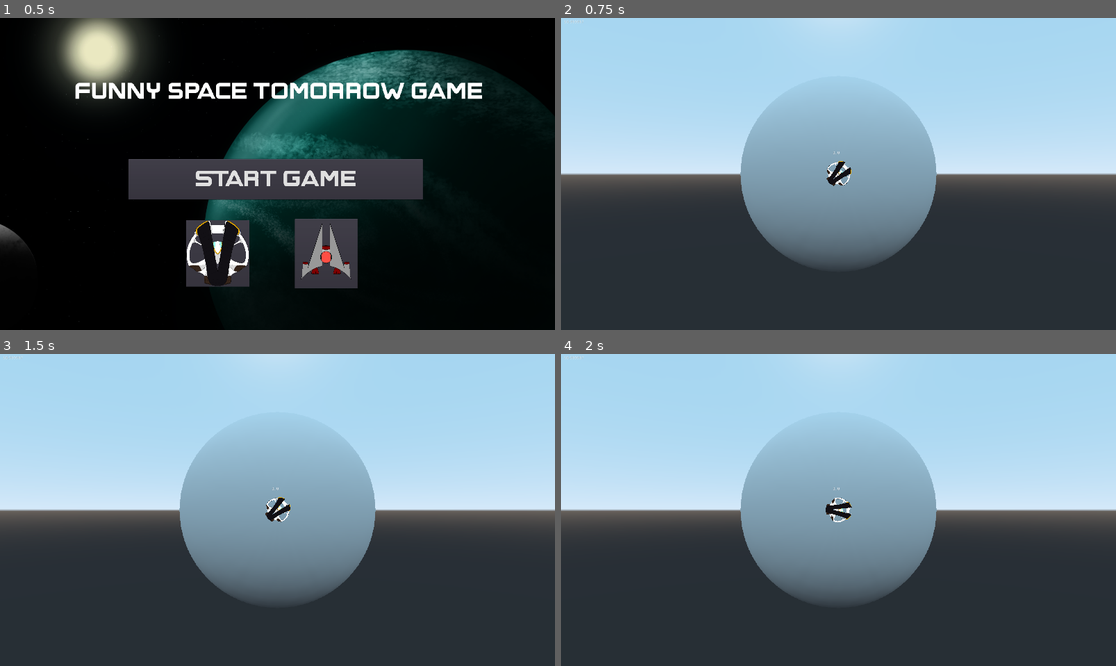
Above: before the commit, frames 1-4 (two rows, left to right).
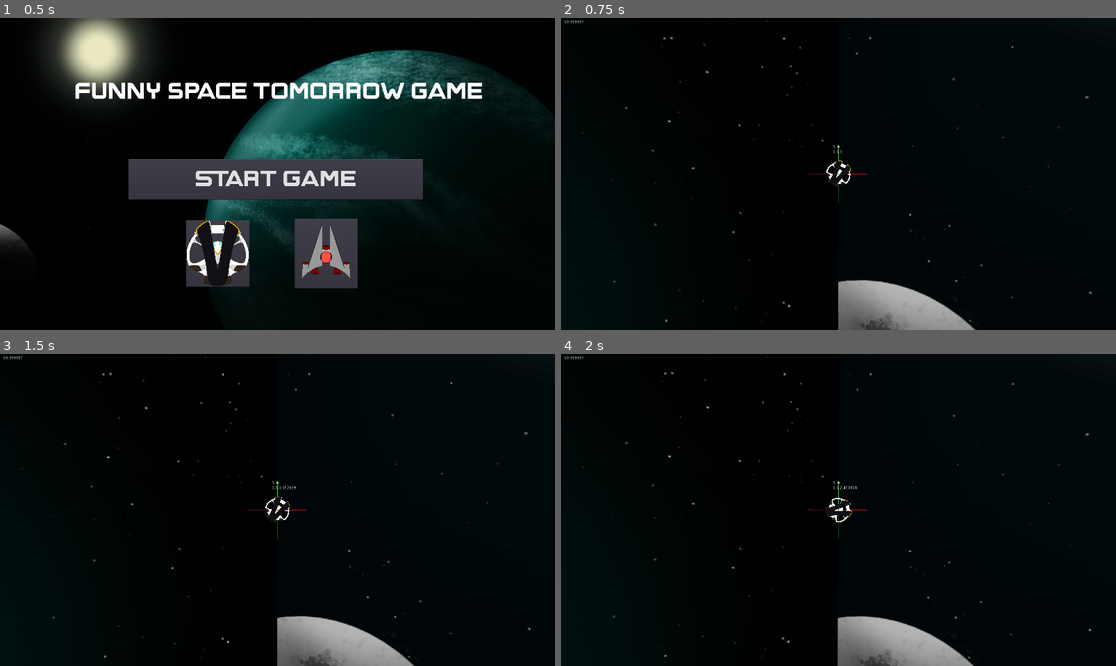
Above: after the commit, the same moments.

Repository: Muxed0/project_tomorrow
Game: Godot game, scene res://ui/main_menu/main_menu.tscn
Same seed, same stepped clock (60 frames per second), same inputs: the game is played once before the commit and once after it.
Inputs:
- Up to frame 1 (0.5 s): no input
- Up to frame 2 (0.75 s): click "Start Game" at 0.5 s
- Up to frame 3 (1.5 s): tap Enter at 1.25 s; hold D (move_right) from 1.28 s (still down)
- Up to frame 4 (2 s): keep holding D (move_right)

Frame 1 is identical in both runs. In frame 2, 100% of the frame differs, in the area x 0-100%, y 0-100%; in frame 3, 100%; in frame 4, 100%.

Commit message:
Fixed camera motion, included ball to play with

Diff:
--- a/game/entities/player/ships/player_ship.gd
+++ b/game/entities/player/ships/player_ship.gd
@@ -15,7 +15,7 @@
 var spin = 0
 
 func _ready():
-	rotation = PI/4
+	rotation = PI/6
 
 	ship_data = get_node("/root/ShipData")
 
@@ -41,8 +41,7 @@
 	total_thrust = engine_burn - retro_burn
 	applied_force = Vector2(total_thrust * sin(rotation), -total_thrust * cos(rotation))
 	applied_torque = TORQUE * spin
-	if position.y == 0:
-		print("position reset!")
+
 	ship_data.ship_position = position
 	ship_data.ship_velocity = Vector3(linear_velocity.x,linear_velocity.y,angular_velocity)
 
--- /dev/null
+++ b/game/testing/3D_motion_test.tscn
@@ -0,0 +1,161 @@
+[gd_scene load_steps=17 format=2]
+
+[ext_resource path="res://testing/arrow-Body.obj" type="ArrayMesh" id=1]
+[ext_resource path="res://testing/slider_label.gd" type="Script" id=2]
+[ext_resource path="res://testing/sphere.gd" type="Script" id=3]
+[ext_resource path="res://testing/slider_label2.gd" type="Script" id=4]
+[ext_resource path="res://testing/rolltex.png" type="Texture" id=5]
+[ext_resource path="res://testing/ball_should_roll.gd" type="Script" id=6]
+
+[sub_resource type="CapsuleMesh" id=1]
+radius = 0.5
+
+[sub_resource type="CubeMesh" id=8]
+size = Vector3( 0.1, 10, 0.1 )
+
+[sub_resource type="SpatialMaterial" id=9]
+albedo_texture = ExtResource( 5 )
+
+[sub_resource type="SphereMesh" id=10]
+material = SubResource( 9 )
+radius = 2.0
+height = 4.0
+
+[sub_resource type="CapsuleMesh" id=2]
+radius = 0.1
+mid_height = 5.0
+
+[sub_resource type="SpatialMaterial" id=3]
+albedo_color = Color( 0, 0.6, 1, 1 )
+
+[sub_resource type="CapsuleMesh" id=4]
+radius = 0.1
+mid_height = 5.0
+
+[sub_resource type="SpatialMaterial" id=5]
+albedo_color = Color( 0.823529, 0, 0, 1 )
+
+[sub_resource type="CapsuleMesh" id=6]
+radius = 0.1
+mid_height = 5.0
+
+[sub_resource type="SpatialMaterial" id=7]
+albedo_color = Color( 0, 0.913725, 0.164706, 1 )
+
+[node name="3D_motion_test" type="Spatial"]
+
+[node name="arrow" type="MeshInstance" parent="."]
+transform = Transform( 1, 0, 0, 0, -4.37114e-08, 1, 0, -1, -4.37114e-08, 0, 0, 0 )
+visible = false
+mesh = ExtResource( 1 )
+material/0 = null
+
+[node name="Camera" type="Camera" parent="."]
+transform = Transform( 0.909789, 0.0103515, 0.414941, 0.0129136, 0.998499, -0.0532234, -0.41487, 0.0537805, 0.90829, 8.35919, 1.32791, 15.7761 )
+current = true
+
+[node name="slider_label" type="Label" parent="Camera"]
+margin_left = 141.07
+margin_top = 1014.22
+margin_right = 181.07
+margin_bottom = 1062.22
+text = "Theta
+
+Phi"
+script = ExtResource( 2 )
+__meta__ = {
+"_edit_use_anchors_": false
+}
+
+[node name="theta_slider" type="HSlider" parent="Camera/slider_label"]
+margin_left = 96.5285
+margin_top = -2.69189
+margin_right = 1604.53
+margin_bottom = 13.3081
+max_value = 360.0
+tick_count = 360
+ticks_on_borders = true
+__meta__ = {
+"_edit_use_anchors_": false
+}
+
+[node name="phi_slider" type="HSlider" parent="Camera/slider_label"]
+margin_left = 96.0149
+margin_top = 28.7554
+margin_right = 1604.01
+margin_bottom = 44.7554
+max_value = 360.0
+tick_count = 360
+ticks_on_borders = true
+__meta__ = {
+"_edit_use_anchors_": false
+}
+
+[node name="slider_label2" type="Label" parent="Camera"]
+margin_left = 30.5898
+margin_top = 962.286
+margin_right = 78.5898
+margin_bottom = 976.286
+text = "Zeta   V"
+script = ExtResource( 4 )
+__meta__ = {
+"_edit_use_anchors_": false
+}
+
+[node name="zeta_slider" type="VSlider" parent="Camera/slider_label2"]
+margin_left = -1.94003
+margin_top = -854.599
+margin_right = 14.06
+margin_bottom = -28.5991
+max_value = 360.0
+tick_count = 8
+__meta__ = {
+"_edit_use_anchors_": false
+}
+
+[node name="v_slider" type="VSlider" parent="Camera/slider_label2"]
+margin_left = 36.3025
+margin_top = -849.863
+margin_right = 52.3025
+margin_bottom = -31.863
+max_value = 0.05
+step = 0.005
+__meta__ = {
+"_edit_use_anchors_": false
+}
+
+[node name="sphere" type="MeshInstance" parent="."]
+transform = Transform( 1, 0, 0, 0, 1, 0, 0, 0, 1, 0, 0, 8 )
+mesh = SubResource( 1 )
+material/0 = null
+script = ExtResource( 3 )
+
+[node name="zeta_pill" type="MeshInstance" parent="sphere"]
+transform = Transform( 0.707107, 0.707107, 0, -0.707107, 0.707107, 0, 0, 0, 1, 0, 0, -8 )
+mesh = SubResource( 8 )
+material/0 = null
+
+[node name="ball_should_roll" type="MeshInstance" parent="sphere"]
+transform = Transform( 1, 0, 0, 0, 1, 0, 0, 0, 1, 0, 0, -8 )
+mesh = SubResource( 10 )
+material/0 = null
+script = ExtResource( 6 )
+
+[node name="z_pill" type="MeshInstance" parent="."]
+transform = Transform( 1, 0, 0, 0, 1, 0, 0, 0, 1, 0, 0, 2.29171 )
+mesh = SubResource( 2 )
+material/0 = SubResource( 3 )
+
+[node name="x_pill" type="MeshInstance" parent="."]
+transform = Transform( -4.37114e-08, 0, 1, 0, 1, 0, -1, 0, -4.37114e-08, 2.33997, 0, 0 )
+mesh = SubResource( 4 )
+material/0 = SubResource( 5 )
+
+[node name="y_pill" type="MeshInstance" parent="."]
+transform = Transform( 1, 0, 0, 0, -4.37114e-08, -1, 0, 1, -4.37114e-08, 0, 2.34865, 0 )
+mesh = SubResource( 6 )
+material/0 = SubResource( 7 )
+
+[connection signal="value_changed" from="Camera/slider_label/theta_slider" to="sphere" method="_on_theta_slider_value_changed"]
+[connection signal="value_changed" from="Camera/slider_label/phi_slider" to="sphere" method="_on_phi_slider_value_changed"]
+[connection signal="value_changed" from="Camera/slider_label2/zeta_slider" to="sphere" method="_on_zeta_slider_value_changed"]
--- /dev/null
+++ b/game/testing/ball_should_roll.gd
@@ -0,0 +1,16 @@
+extends MeshInstance
+
+
+# Declare member variables here. Examples:
+# var a = 2
+# var b = "text"
+
+
+# Called when the node enters the scene tree for the first time.
+func _ready():
+	pass # Replace with function body.
+
+
+# Called every frame. 'delta' is the elapsed time since the previous frame.
+#func _process(delta):
+#	pass
--- /dev/null
+++ b/game/testing/slider_label.gd
@@ -0,0 +1,4 @@
+extends Label
+
+func _process(delta):
+	text = "Theta: " + str($theta_slider.value) + "\n\n" + "Phi: " + str($phi_slider.value)
--- /dev/null
+++ b/game/testing/slider_label2.gd
@@ -0,0 +1,4 @@
+extends Label
+
+func _process(delta):
+	text = str($zeta_slider.value) + "   " + str($v_slider.value) + "\n\nZeta   V"
--- /dev/null
+++ b/game/testing/sphere.gd
@@ -0,0 +1,56 @@
+extends MeshInstance
+
+export var SPEED_SCALE = 0.001
+export var ROLL_SPEED = 10
+
+var rollspeed
+
+const full_circle = 2 * PI
+
+var velocity_norm = 0
+var direction = 0
+var radius = 0
+var rotatin = 0
+var rotatin2 = 0
+
+var ship_data = 0
+
+signal wrap_x
+signal wrap_y
+
+func _ready():
+	ship_data = get_node("/root/ShipData")
+	radius = translation.z
+	$"../Camera/slider_label2/zeta_slider".value = 80
+
+func _process(delta):
+	rollspeed = $"../Camera/slider_label2/v_slider".value
+
+	rotate($zeta_pill.transform.basis.y, rollspeed)
+
+	translation.y = - radius * sin(rotation.x)
+	translation.x = radius * cos(rotation.x) * sin(rotation.y)
+	translation.z = radius * cos(rotation.x) * cos(rotation.y)
+	#translation.z = radius * cos(rotation.x)
+	#translation.x = radius * sin(rotation.x)
+
+
+func _on_phi_slider_value_changed(value):
+	rotatin = value * 2 * PI / 360
+	rotation.y = rotatin2 - (2 * sin(rotation.x / 2)) * rotatin2
+	rotation.x = rotatin
+
+func _on_theta_slider_value_changed(value):
+	rotatin2 = value * 2 * PI / 360
+	rotation.x = rotatin - (2 * sin(rotation.y / 2)) * rotatin
+	rotation.y = rotatin2
+
+	print(rotation/PI)
+
+
+func _on_zeta_slider_value_changed(value):
+	var angle = deg2rad(value - $zeta_pill.rotation_degrees.z)
+	print(value, ",", $zeta_pill.rotation_degrees.z, ",", angle)
+	$zeta_pill.rotation_degrees.z = value
+
+	$ball_should_roll.rotate(Vector3(0,0,1),angle)
--- a/game/world/battle/3d_cam.gd
+++ b/game/world/battle/3d_cam.gd
@@ -1,26 +1,30 @@
 extends Camera
 
-export var SPEED_SCALE = 0.001
+export var SPEED_SCALE = 0.0001
 
 const full_circle = 2 * PI
 
+var velocity_norm = 0
 var direction = 0
 var radius = 0
+var rot_axis = Vector3(0,0,0)
+var rot_speed = 0
+
+var ship_data = 0
 
 signal wrap_x
 signal wrap_y
 
 func _ready():
+	ship_data = get_node("/root/ShipData")
 	radius = translation.z
 
 func _process(delta):
-
-	rotation.y += $"/root/ShipData".ship_velocity.x * SPEED_SCALE * delta
-	rotation.x += $"/root/ShipData".ship_velocity.y * SPEED_SCALE * delta
-	if abs(rotation.x) > full_circle:
-		emit_signal("wrap_x")
-	if abs(rotation.y) > full_circle:
-		emit_signal("wrap_y")
+	rot_axis = ship_data.ship_velocity.normalized()
+	rot_speed = ship_data.ship_velocity.length()
+	if rot_speed != 0:
+		rotate_object_local(Vector3(rot_axis.y,rot_axis.x,rot_axis.z), rot_speed * SPEED_SCALE)
+	print(rot_axis)
 
 	translation.y = - radius * sin(rotation.x)
 	translation.x = radius * cos(rotation.x) * sin(rotation.y)
--- a/game/world/battle/battle_stage_1.gd
+++ b/game/world/battle/battle_stage_1.gd
@@ -5,6 +5,7 @@
 
 func _ready():
 	player = get_node("player_ship")
+	print("ready!")
 
 
 func _process(delta):
--- a/game/world/battle/battle_stage_1.tscn
+++ b/game/world/battle/battle_stage_1.tscn
@@ -9,8 +9,7 @@
 [ext_resource path="res://world/battle/3d_cam.gd" type="Script" id=7]
 [ext_resource path="res://ui/speed_arrow.gd" type="Script" id=8]
 [ext_resource path="res://ui/global_label.gd" type="Script" id=9]
-
-[sub_resource type="CapsuleMesh" id=1]
+[ext_resource path="res://world/places/3D_place_1.tscn" type="PackedScene" id=10]
 
 [node name="battle_stage_1" type="Node2D"]
 script = ExtResource( 3 )
@@ -24,13 +23,11 @@
 
 [node name="3D_scene" type="Spatial" parent="3D_viewport"]
 
-[node name="MeshInstance" type="MeshInstance" parent="3D_viewport/3D_scene"]
-mesh = SubResource( 1 )
-material/0 = null
+[node name="3D_cam" type="Camera" parent="3D_viewport/3D_scene"]
+transform = Transform( 1, 0, 0, 0, 1, 0, 0, 0, 1, 0, 0, 51.0636 )
+script = ExtResource( 7 )
 
-[node name="3D_cam" type="Camera" parent="3D_viewport/3D_scene"]
-transform = Transform( 1, 0, 0, 0, 1, 0, 0, 0, 1, 0, 0, 3.69372 )
-script = ExtResource( 7 )
+[node name="3D_place_1" parent="3D_viewport/3D_scene" instance=ExtResource( 10 )]
 
 [node name="player_cam" type="Camera2D" parent="."]
 current = true
@@ -43,6 +40,7 @@
 }
 
 [node name="pos_label" type="Label" parent="player_cam/debug_ui"]
+visible = false
 margin_left = -20.0226
 margin_top = -80.0904
 margin_right = 19.9774
@@ -71,7 +69,6 @@
 }
 
 [node name="global_label" type="Label" parent="player_cam/debug_ui"]
-visible = false
 margin_left = -20.0
 margin_top = -100.0
 margin_right = 20.0
--- /dev/null
+++ b/game/world/places/3D_place_1.tscn
@@ -0,0 +1,78 @@
+[gd_scene load_steps=13 format=2]
+
+[ext_resource path="res://world/battle/background01.png" type="Texture" id=1]
+
+[sub_resource type="PanoramaSky" id=1]
+panorama = ExtResource( 1 )
+
+[sub_resource type="Environment" id=2]
+background_mode = 2
+background_sky = SubResource( 1 )
+
+[sub_resource type="CapsuleMesh" id=4]
+radius = 0.1
+mid_height = 5.0
+
+[sub_resource type="SpatialMaterial" id=5]
+albedo_color = Color( 0, 0.6, 1, 1 )
+
+[sub_resource type="CapsuleMesh" id=6]
+radius = 0.1
+mid_height = 5.0
+
+[sub_resource type="SpatialMaterial" id=7]
+albedo_color = Color( 0.823529, 0, 0, 1 )
+
+[sub_resource type="CapsuleMesh" id=8]
+radius = 0.1
+mid_height = 5.0
+
+[sub_resource type="SpatialMaterial" id=9]
+albedo_color = Color( 0, 0.913725, 0.164706, 1 )
+
+[sub_resource type="SpatialMaterial" id=10]
+albedo_color = Color( 0, 0.203922, 1, 1 )
+
+[sub_resource type="SpatialMaterial" id=11]
+albedo_color = Color( 0.00392157, 0.290196, 0, 1 )
+
+[sub_resource type="SpatialMaterial" id=12]
+albedo_color = Color( 0.329412, 0, 0, 1 )
+
+[node name="3D_place_1" type="Spatial"]
+
+[node name="WorldEnvironment" type="WorldEnvironment" parent="."]
+environment = SubResource( 2 )
+
+[node name="DirectionalLight" type="DirectionalLight" parent="."]
+transform = Transform( 0.883904, 0, 0.467668, -0.212026, 0.891323, 0.400734, -0.416843, -0.453368, 0.787845, 0, 0, 21.4267 )
+
+[node name="z_pill" type="MeshInstance" parent="."]
+transform = Transform( 1, 0, 0, 0, 1, 0, 0, 0, 1, 0, 0, 2.29171 )
+mesh = SubResource( 4 )
+material/0 = SubResource( 5 )
+
+[node name="x_pill" type="MeshInstance" parent="."]
+transform = Transform( -4.37114e-08, 0, 1, 0, 1, 0, -1, 0, -4.37114e-08, 2.33997, 0, 0 )
+mesh = SubResource( 6 )
+material/0 = SubResource( 7 )
+
+[node name="y_pill" type="MeshInstance" parent="."]
+transform = Transform( 1, 0, 0, 0, -4.37114e-08, -1, 0, 1, -4.37114e-08, 0, 2.34865, 0 )
+mesh = SubResource( 8 )
+material/0 = SubResource( 9 )
+
+[node name="z_pill2" type="MeshInstance" parent="."]
+transform = Transform( 1, 0, 0, 0, 1, 0, 0, 0, 1, 0, 0, -2.50213 )
+mesh = SubResource( 4 )
+material/0 = SubResource( 10 )
+
+[node name="y_pill2" type="MeshInstance" parent="."]
+transform = Transform( 1, 0, 0, 0, -4.37114e-08, 1, 0, -1, -4.37114e-08, 0, -2.39671, 0 )
+mesh = SubResource( 8 )
+material/0 = SubResource( 11 )
+
+[node name="x_pill2" type="MeshInstance" parent="."]
+transform = Transform( -4.37114e-08, 0, -1, 0, 1, 0, 1, 0, -4.37114e-08, -2.63193, 0, 0 )
+mesh = SubResource( 6 )
+material/0 = SubResource( 12 )
Not shown, added: game/testing/arrow-Body.mtl
Not shown, added: game/testing/arrow-Body.obj
Not shown, added: game/testing/arrow-Body.obj.import
Binary file added: game/testing/rolltex.png
Not shown, added: game/testing/rolltex.png.import
